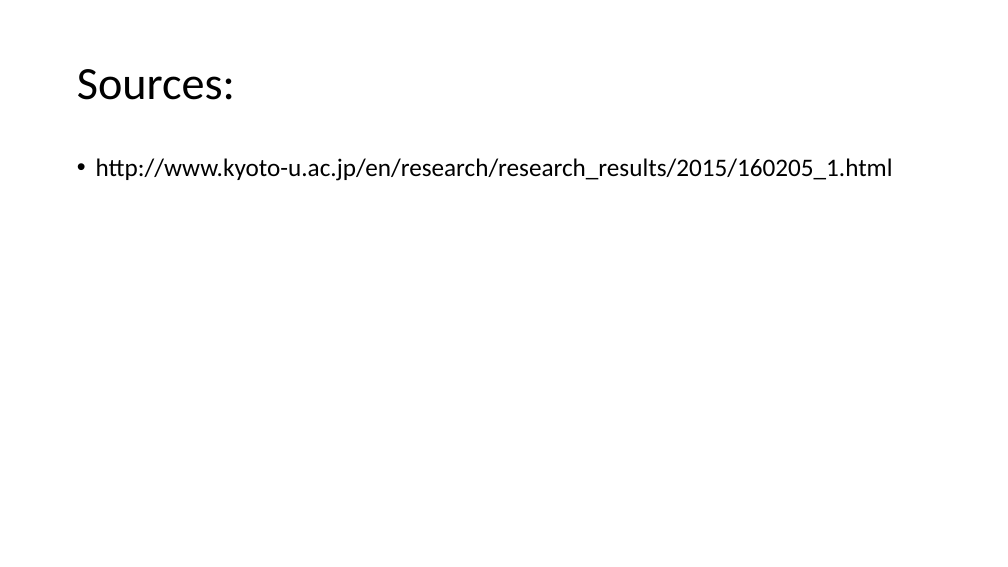
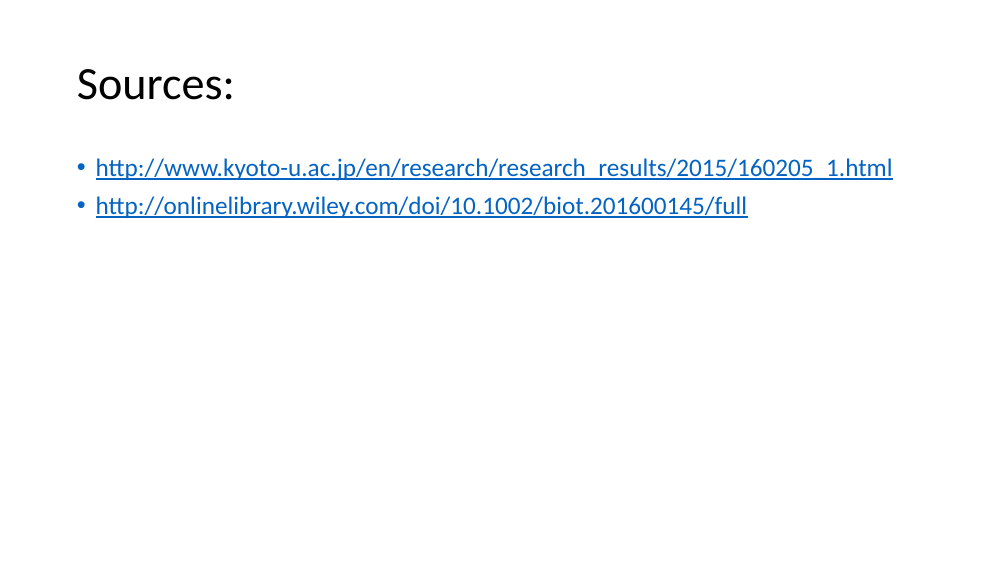
Before and after one commit to saleisha57/Bioinformatics_Final, a slide deck: slide 18 of Bioinformatics Project Slides.pptx. Drawn at 1008x567 pixels with LibreOffice and Linux fonts; fonts in the diff are those of the drawing. Boxes give left, top, right and bottom in pixels: in the first picture for what was removed or moved away, otherwise in the second. Text is boxed around its words. In the diff, an @@ line names an element or a change of style, - is before the commit and + after.

```diff
--- a/Bioinformatics Project Slides.pptx
+++ b/Bioinformatics Project Slides.pptx
@@ text at (96, 158, 893, 181): text colour #000000 to #0563C1, underline on in "http://www.kyoto-u.ac.jp/en/research/research_results/2015/1 ..." @@
@@ text at (96, 196, 747, 218): paragraph added @@
+• http://onlinelibrary.wiley.com/doi/10.1002/biot.201600145/full
```
Also in this commit, not shown: 2 other slides changed.
